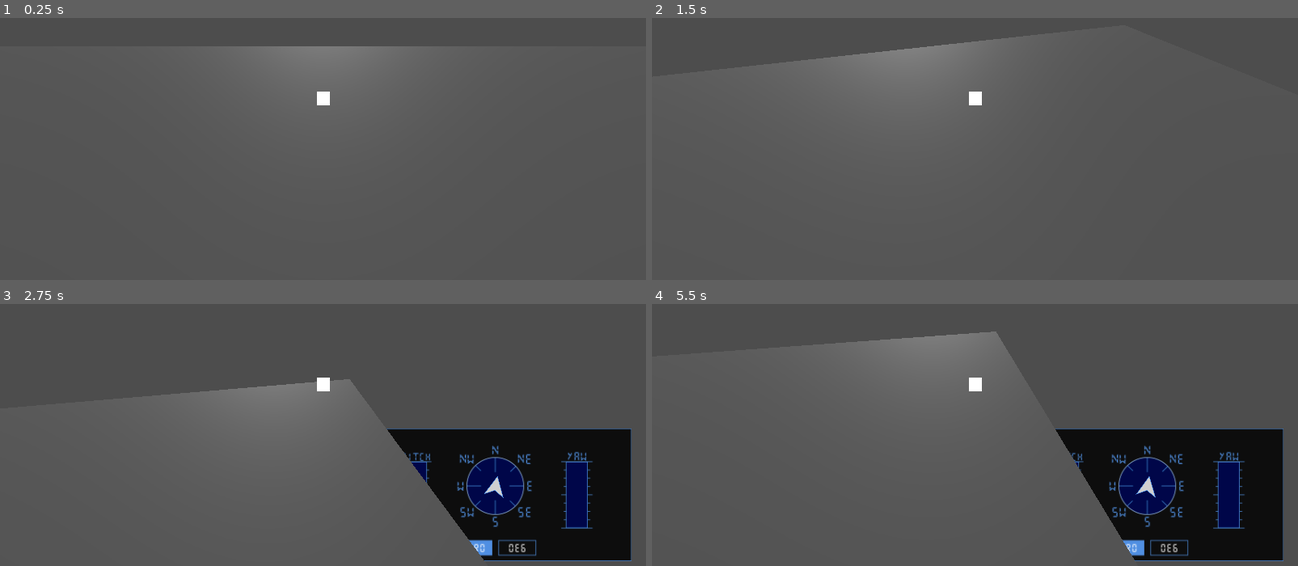
Above: before the commit, frames 1-4 (two rows, left to right).
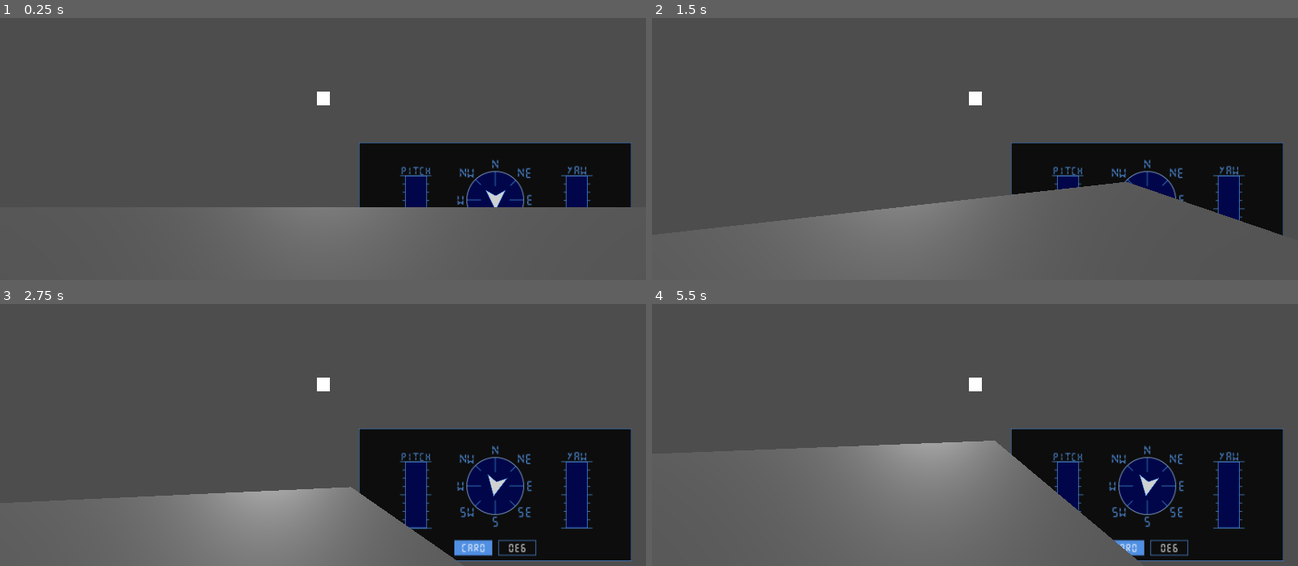
Above: after the commit, the same moments.

Repository: LitheFulminare/Abyssal-Cleaner
Game: Godot game, scene res://Test scene.tscn
Two runs of this game, one before a commit and one after it. Both use one fixed random seed, a clock stepped at 60 frames per second and the inputs below.
Inputs (mouse positions are in pixels of both pictures, inside the frame that each line leads up to):
- Up to frame 1 (0.25 s): no input
- Up to frame 2 (1.5 s): tap Enter at 0.5 s; move the mouse to (1117, 80) at 0.52 s; hold D (Right) 0.53-1.28 s; move the mouse to (845, 117) at 1.27 s; hold S (Backwards) from 1.28 s (still down)
- Up to frame 3 (2.75 s): move the mouse to (387, 304) at 2.02 s; release S (Backwards) at 2.03 s; hold D (Right) from 2.03 s (still down)
- Up to frame 4 (5.5 s): move the mouse to (942, 455) at 2.77 s; release D (Right) at 2.78 s; hold W (Forward) 2.78-3.53 s; move the mouse to (1168, 437) at 3.52 s; hold A (Left) 3.53-5.03 s; move the mouse to (781, 330) at 4.27 s; move the mouse to (1007, 385) at 5.02 s; hold S (Backwards) from 5.03 s (still down)

The runs differ from the first frame. In frame 1, 17% of the frame differs, in the area x 34-98%, y 10-88%; in frame 2, 19%, in the area x 20-98%, y 7-93%; in frame 3, 17%; in frame 4, 15%.

Commit message:
gimbal lock fixed

Diff:
--- a/abyssal-cleaner-3d/Test scene.tscn
+++ b/abyssal-cleaner-3d/Test scene.tscn
@@ -6,10 +6,6 @@
 
 [node name="Submarine" parent="." unique_id=478321623 instance=ExtResource("1_n4lvk")]
 transform = Transform3D(1, 0, 0, 0, 0.7967514, 0.60430706, 0, -0.60430706, 0.7967514, 0, 2.2909765, 0)
-max_forward_speed = null
-max_strafe_speed = null
-acceleration = null
-deceleration = null
 
 [node name="CSGBox3D" type="CSGBox3D" parent="." unique_id=958655420]
 transform = Transform3D(1, 0, 0, 0, 0.2675199, 0, 0, 0, 1, 0.040863037, -0.00043445826, -0.011779785)
--- a/abyssal-cleaner-3d/submarine_movement.gd
+++ b/abyssal-cleaner-3d/submarine_movement.gd
@@ -15,6 +15,9 @@
 var forward_speed: float
 var strafe_speed: float
 
+var yaw := 0.0
+var pitch := 0.0
+
 func _ready() -> void:
 	#center = DisplayServer.screen_get_size() # gets actual screen resolution
 	center = get_viewport().get_visible_rect().size
@@ -26,11 +29,21 @@
 		mouse_distance = get_viewport().get_mouse_position().distance_to(center)
 
 func _physics_process(delta):
-	orientationScreen.update_player_arrow(rotation.y)
+	var forward = -global_basis.y
+	orientationScreen.update_player_arrow(atan2(forward.x, forward.z))
 
 	# Rotation
-	rotation.y -= mouse_direction.x * delta * mouse_distance / 500
-	rotation.x -= mouse_direction.y * delta * mouse_distance / 500
+	yaw -= mouse_direction.x * delta * mouse_distance / 500.0
+	pitch -= mouse_direction.y * delta * mouse_distance / 500.0
+
+	var yaw_quat = Quaternion(Vector3.UP, yaw)
+	var pitch_quat = Quaternion(Vector3.RIGHT, pitch)
+
+	quaternion = yaw_quat * pitch_quat
+
+	# Causes gimbal lock
+	#rotation.y -= mouse_direction.x * delta * mouse_distance / 500
+	#rotation.x -= mouse_direction.y * delta * mouse_distance / 500
 
 	# Forward/backward
 	var target_forward := 0.0
